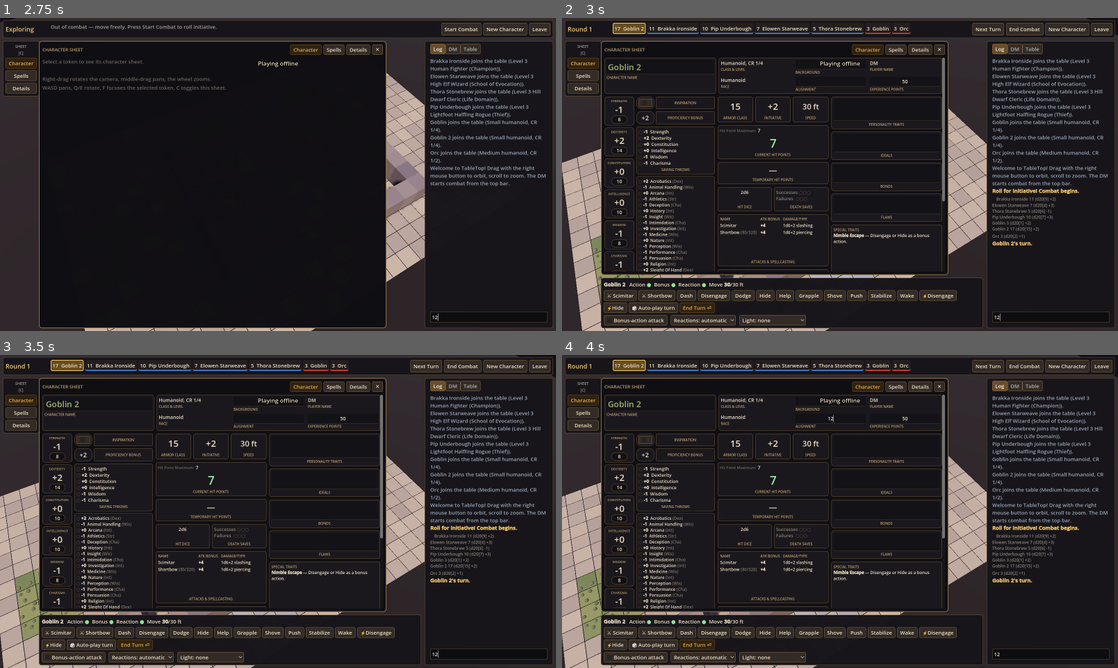
Above: before the commit, frames 1-4 (two rows, left to right).
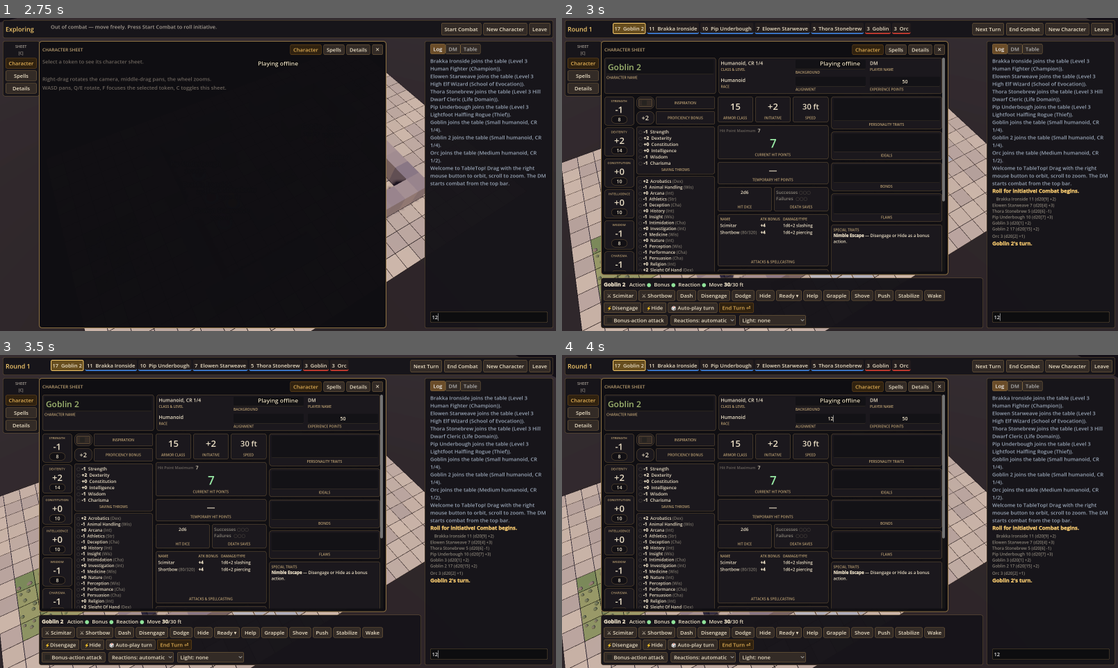
Above: after the commit, the same moments.

Repository: NathanGramm/TableTop
Game: Godot game, scene res://scenes/main.tscn
Two runs of this game, one before a commit and one after it. Both use one fixed random seed, a clock stepped at 60 frames per second and the inputs below.
Inputs (mouse positions are in pixels of both pictures, inside the frame that each line leads up to):
- Up to frame 1 (2.75 s): click (294, 133) at 0.52 s; type "12" at 0.6 s; click "Play Offline (solo / testing)" at 1.25 s; click (489, 318) at 2.02 s; type "12" at 2.1 s
- Up to frame 2 (3 s): click "Start Combat" at 2.75 s
- Up to frame 3 (3.5 s): no input
- Up to frame 4 (4 s): click (828, 401) at 3.52 s; type "12" at 3.6 s; click (828, 417) at 3.75 s; type "12" at 3.83 s; click (739, 611) at 3.98 s

Frame 1 is identical in both runs. In frame 2, 0.8% of the frame differs, in the area x 9-71%, y 86-95%; in frame 3, 0.8%; in frame 4, 0.8%.

Commit message:
Add the Ready action for attacks
Spend the action to ready a weapon attack; it fires as a reaction (with
the usual ask/auto/never prompt) when an enemy moves into its range,
and lapses at the start of your next turn.

Co-Authored-By: Claude Opus 5.5 <noreply@anthropic.com>
Claude-Session: https://claude.ai/code/session_013ayK9yU7KnNw7hmju49CPU

Diff:
--- a/scripts/rules/engine_combat.gd
+++ b/scripts/rules/engine_combat.gd
@@ -749,6 +749,9 @@
 		prev_cost = step.cost
 		traveled.append(step.pos)
 		_drag_grappled(c, from)
+		_readied_attacks(c, from, c.pos)
+		if c.dead or c.hp <= 0 or incapacitated(c):
+			break
 	if traveled.size() > 1:
 		events.append({"kind": "move", "id": c.id, "path": traveled})
 		add_log("info", "%s moves %d ft%s." % [c.name, prev_cost, " (crawling)" if has_cond(c, "prone") else ""])
@@ -810,6 +813,48 @@
 				and decide(r, "%s is leaving %s's reach. Make an opportunity attack with %s?" % [mover.name, r.name, p.name]):
 			r.reaction_used = true
 			add_log("attack", "%s makes an opportunity attack against %s!" % [r.name, mover.name])
+			weapon_attack(r, mover, p, {})
+			if mover.dead or mover.hp <= 0:
+				return
+
+
+## The Ready action, for an attack: spend the action now, attack with the reaction when an enemy
+## comes within the weapon's reach (melee) or normal range (ranged) before your next turn.
+func ready_attack(c: Dictionary, attack_id: String) -> String:
+	if not in_combat():
+		return "Ready only matters in combat."
+	if c.surprised:
+		return "%s is surprised and can't act this turn." % c.name
+	var p := find_attack(c, attack_id)
+	if p.is_empty():
+		return "Unknown attack."
+	var err := economy_error(c, "action")
+	if err != "":
+		return err
+	spend_economy(c, "action")
+	c["readied"] = {"attack_id": p.id, "name": p.name}
+	add_log("info", "%s readies %s for when an enemy comes within %d ft." % [c.name, p.name, ready_range(p)], "", c.name)
+	return ""
+
+
+func ready_range(p: Dictionary) -> int:
+	return p.reach if p.range == "melee" else p.normal
+
+
+func _readied_attacks(mover: Dictionary, from: Vector2i, to: Vector2i) -> void:
+	for r in combatants():
+		var rd: Dictionary = r.get("readied", {})
+		if rd.is_empty() or r.id == mover.id or not hostile(r, mover) or not can_react(r) or r.hp <= 0:
+			continue
+		var p := find_attack(r, rd.attack_id)
+		if p.is_empty():
+			continue
+		var rng_ft := ready_range(p)
+		if Grid.distance(state, r, mover, null, from) > rng_ft and Grid.distance(state, r, mover, null, to) <= rng_ft and can_see(r, mover) \
+				and decide(r, "%s comes within %d ft of %s. Use the readied %s attack?" % [mover.name, rng_ft, r.name, p.name]):
+			r.reaction_used = true
+			r.erase("readied")
+			add_log("attack", "%s's readied attack goes off against %s!" % [r.name, mover.name])
 			weapon_attack(r, mover, p, {})
 			if mover.dead or mover.hp <= 0:
 				return
--- a/scripts/rules/rules_engine.gd
+++ b/scripts/rules/rules_engine.gd
@@ -21,7 +21,7 @@
 	"lantern": {"name": "Hooded lantern", "bright": 30, "dim": 30},
 	"light": {"name": "Light cantrip", "bright": 20, "dim": 20},
 }
-const ACTOR_COMMANDS := ["move", "attack", "cast", "power", "action", "feature", "grapple", "shove", "endTurn", "setReactions", "useItem", "setLight"]
+const ACTOR_COMMANDS := ["move", "attack", "cast", "power", "action", "feature", "grapple", "shove", "endTurn", "setReactions", "useItem", "setLight", "ready"]
 
 
 static func new_state(width: int = 26, height: int = 18) -> Dictionary:
@@ -193,6 +193,8 @@
 			return use_power(a, cmd.power_id, cmd.get("targets", []), cmd.get("point", null))
 		"action":
 			return do_action(a, cmd.action, cmd.get("target_id", ""), cmd.get("via", "action"))
+		"ready":
+			return ready_attack(a, cmd.get("attack_id", ""))
 		"feature":
 			return use_feature(a, cmd.feature, cmd.get("target_id", ""), cmd.get("amount", 0), cmd.get("choice", ""))
 		"grapple":
@@ -492,6 +494,7 @@
 		c.turn = Stats.fresh_turn()
 		c.reaction_used = false
 		c.surprised = false
+		c.erase("readied")
 		if not c.concentration.is_empty() and not state.effects.any(func(e): return e.source_id == c.id and e.get("concentration", false)):
 			c.concentration = {}
 	add_log("turn", "Combat ends.")
@@ -512,6 +515,7 @@
 	c.turn = Stats.fresh_turn()
 	if not c.surprised:
 		c.reaction_used = false
+	c.erase("readied")  # an unused readied action is lost
 	events.append({"kind": "turn", "id": c.id, "round": state.combat.round})
 	add_log("turn", "%s's turn." % c.name, "", c.name)
 	process_phase(c.id, "start")
--- a/scripts/ui/hud.gd
+++ b/scripts/ui/hud.gd
@@ -678,6 +678,17 @@
 	var acts := [["Dash", "dash"], ["Disengage", "disengage"], ["Dodge", "dodge"], ["Hide", "hide"]]
 	for a in acts:
 		flow.add_child(UiKit.button(a[0], func(): send({"type": "action", "actor_id": c.id, "action": a[1]}), "Action", not mine or not in_combat))
+	var ready_mb := MenuButton.new()
+	ready_mb.text = "Ready ▾"
+	ready_mb.flat = false
+	ready_mb.disabled = not mine or not in_combat
+	ready_mb.tooltip_text = "Action: pick an attack; it fires as your reaction when an enemy comes within its range before your next turn."
+	var ready_pop := ready_mb.get_popup()
+	var ready_ids: Array = c.attacks.map(func(p): return p.id)
+	for i in ready_ids.size():
+		ready_pop.add_item("%s (%d ft)" % [c.attacks[i].name, eng.ready_range(c.attacks[i])], i)
+	ready_pop.id_pressed.connect(func(i): send({"type": "ready", "actor_id": c.id, "attack_id": ready_ids[i]}))
+	flow.add_child(ready_mb)
 	flow.add_child(UiKit.button("Help", func(): _begin_target("help", "Help: choose an enemy within 5 ft"), "Action: your allies' next attack against an enemy next to you has advantage", not mine or not in_combat))
 	flow.add_child(UiKit.button("Grapple", func(): _begin_target("grapple", "Grapple: choose a creature within 5 ft"), "Replaces one attack: Athletics vs Athletics/Acrobatics", not mine or not in_combat))
 	flow.add_child(UiKit.button("Shove", func(): _begin_target("shove_prone", "Shove prone: choose a creature within 5 ft"), "Replaces one attack: knock prone", not mine or not in_combat))
--- a/scripts/ui/token.gd
+++ b/scripts/ui/token.gd
@@ -194,6 +194,8 @@
 		conds.append("concentrating")
 	if c.hidden > 0:
 		conds.append("hidden")
+	if c.has("readied"):
+		conds.append("readied")
 	var l: Dictionary = c.get("light", {})
 	if not l.is_empty():
 		conds.append(l.name.to_lower())
--- a/tests/test_combat.gd
+++ b/tests/test_combat.gd
@@ -329,3 +329,28 @@
 	c(g).notes = {"secret": "boss"}
 	ok(RulesEngine.redact_for(state, bob).combatants[g].notes.is_empty(), "monster notes hidden from players")
 	ok(c(f).equipment.has("Chain Mail armor") and c(f).equipment.has("Shield"), "equipment listed from the build")
+
+
+func test_ready_an_attack() -> void:
+	fresh()
+	var f := add("pregen", "fighter", Vector2i(2, 2))
+	var g := add("monster", "goblin", Vector2i(8, 2))
+	var far := add("monster", "goblin", Vector2i(15, 15))
+	start([f, g, far])
+	must({"type": "ready", "actor_id": f, "attack_id": "longsword"})
+	eq(c(f).turn.actions, 0, "readying takes the action")
+	ok(not run({"type": "attack", "actor_id": f, "attack_id": "longsword", "target_id": g}).ok, "no attack left this turn")
+	must({"type": "endTurn", "actor_id": f})
+	Dice.forced = [15, 5]
+	must({"type": "move", "actor_id": g, "to": Vector2i(3, 2)})
+	ok(c(g).dead, "the readied longsword cut the goblin down as it closed in")
+	ok(c(f).reaction_used and not c(f).has("readied"), "used the reaction")
+	ok(log_has("readied attack goes off"), "logged")
+	while current() != f:
+		must({"type": "dmEndTurn"})
+	must({"type": "ready", "actor_id": f, "attack_id": "longsword"})
+	must({"type": "endTurn", "actor_id": f})
+	ok(c(f).has("readied"), "still readied during others' turns")
+	while current() != f:
+		must({"type": "dmEndTurn"})
+	ok(not c(f).has("readied"), "lapses at the start of your next turn")
Not shown, changed: README.md
